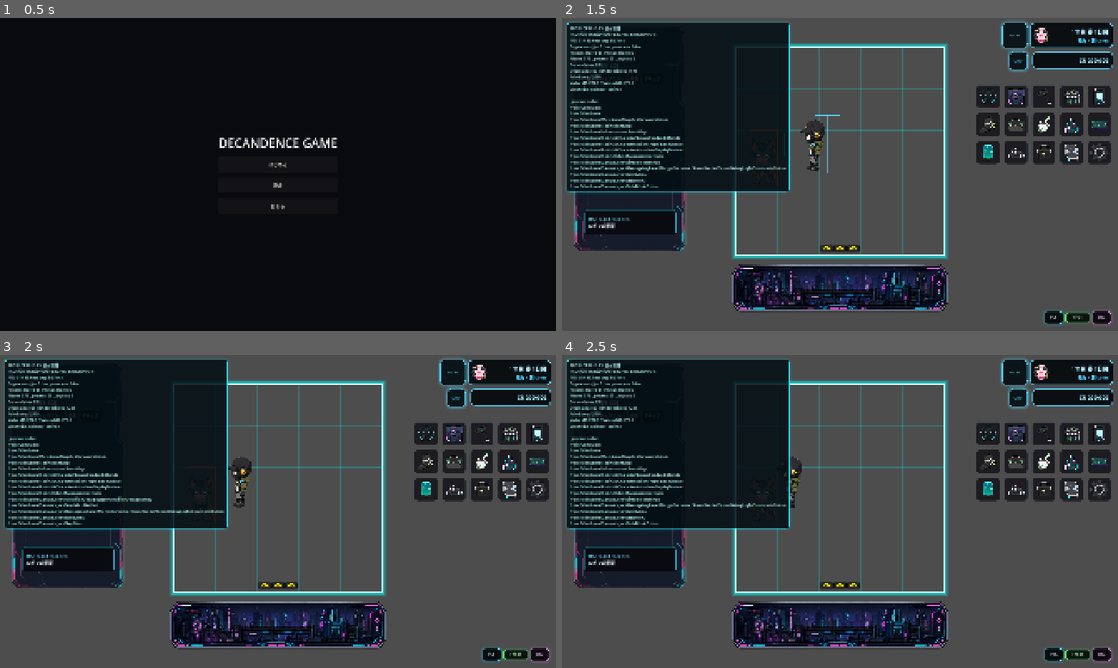
Above: before the commit, frames 1-4 (two rows, left to right).
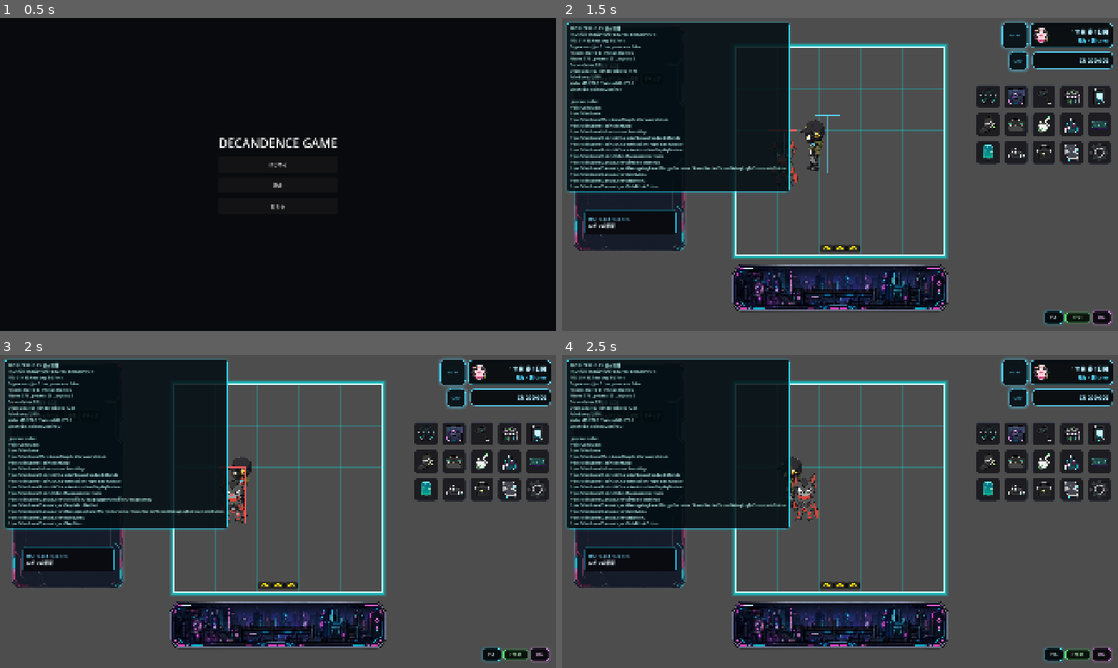
Above: after the commit, the same moments.

Repository: grimoire1089-coder/optimistic
Game: Godot game, scene res://Scenes/Boot/TitleScene.tscn
The game is run twice, just before and just after one commit, with the same random seed, the same clock (stepped at 60 frames per second) and the same inputs. Sound files missing from this copy of the repository are replaced by a short silence.
Inputs:
- Up to frame 1 (0.5 s): no input
- Up to frame 2 (1.5 s): click "はじめる" at 0.5 s; click "POS" at 1.25 s
- Up to frame 3 (2 s): no input
- Up to frame 4 (2.5 s): click "POS-" at 2 s

Frame 1 is identical in both runs. In frame 2, 0.1% of the frame differs, in the area x 6-43%, y 10-54%; in frame 3, 0.4%, in the area x 6-45%, y 10-54%; in frame 4, 0.3%.
Error before the commit: Parse Error: Cannot infer the type of "candidate" variable because the value doesn't have a set type. (res://Scripts/Characters/Modules/AICharacterRandomWander…

Commit message:
Restore far targets while keeping grid step safety

Diff:
--- a/Scripts/Characters/Modules/AICharacterRandomWanderModule.gd
+++ b/Scripts/Characters/Modules/AICharacterRandomWanderModule.gd
@@ -6,7 +6,7 @@
 @export var ai_actor_group_name: StringName = &"ai_character_actor"
 @export var use_shared_move_slot: bool = true
 @export var avoid_ai_character_grids: bool = true
-@export var limit_path_to_one_grid_step: bool = true
+@export var keep_step_target_to_one_grid: bool = true
 
 
 func setup(body: Node2D) -> void:
@@ -38,17 +38,71 @@
 	return MoveSlot.request_move(_body)
 
 
-func _pick_random_walkable_top_left_excluding(excluded_cell: Vector2i) -> Vector2i:
-	if not limit_path_to_one_grid_step:
-		return super._pick_random_walkable_top_left_excluding(excluded_cell)
-	var candidates: Array[Vector2i] = []
-	for direction in [Vector2i.DOWN, Vector2i.RIGHT, Vector2i.UP, Vector2i.LEFT]:
-		var candidate := excluded_cell + direction
-		if _is_actor_grid_area_walkable(candidate):
-			candidates.append(candidate)
-	if candidates.is_empty():
-		return INVALID_GRID_POSITION
-	return candidates[_rng.randi_range(0, candidates.size() - 1)]
+func _update_grid_step_movement(delta: float) -> void:
+	if not keep_step_target_to_one_grid:
+		super._update_grid_step_movement(delta)
+		return
+
+	while true:
+		if _grid_step_active:
+			_grid_step_elapsed += maxf(delta, 0.0)
+			var ratio := 1.0
+			if _grid_step_duration > 0.0:
+				ratio = clampf(_grid_step_elapsed / _grid_step_duration, 0.0, 1.0)
+			_body.global_position = _grid_step_start_position.lerp(_grid_step_target_position, ratio)
+			if ratio < 1.0:
+				return
+			_body.global_position = _grid_step_target_position
+			_grid_step_active = false
+			if not _path_cells.is_empty():
+				var completed_waypoint_position := _get_actor_grid_area_center(_path_cells[0])
+				if _body.global_position.distance_squared_to(completed_waypoint_position) <= 0.001:
+					_path_cells.remove_at(0)
+			if _path_cells.is_empty():
+				_start_idle()
+			return
+
+		if _path_cells.is_empty():
+			_start_idle()
+			return
+
+		var waypoint_cell := _path_cells[0]
+		if not _is_actor_grid_area_inside(waypoint_cell):
+			_pick_next_action()
+			return
+
+		var waypoint_position := _get_actor_grid_area_center(waypoint_cell)
+		var to_waypoint := waypoint_position - _body.global_position
+		if to_waypoint.length_squared() <= 0.001:
+			_body.global_position = waypoint_position
+			_path_cells.remove_at(0)
+			continue
+
+		var step_target := _get_one_grid_step_target(_body.global_position, waypoint_position)
+		var to_step_target := step_target - _body.global_position
+		_direction = AICharacterGridMovementHelper.get_axis_aligned_direction(to_step_target)
+		_grid_step_start_position = _body.global_position
+		_grid_step_target_position = step_target
+		_grid_step_elapsed = 0.0
+		_grid_step_duration = maxf(to_step_target.length() / maxf(walk_speed, 1.0), 0.01)
+		_grid_step_active = true
+		continue
+
+
+func _get_one_grid_step_target(current_position: Vector2, waypoint_position: Vector2) -> Vector2:
+	var room_map := _get_room_map()
+	if room_map == null:
+		return AICharacterGridMovementHelper.get_axis_aligned_step_target(current_position, waypoint_position)
+	var cell_size := room_map.get_cell_size()
+	var to_waypoint := waypoint_position - current_position
+	var direction := AICharacterGridMovementHelper.get_axis_aligned_direction(to_waypoint)
+	if not is_zero_approx(direction.x):
+		var step_x := minf(absf(to_waypoint.x), cell_size.x) * signf(to_waypoint.x)
+		return Vector2(current_position.x + step_x, current_position.y)
+	if not is_zero_approx(direction.y):
+		var step_y := minf(absf(to_waypoint.y), cell_size.y) * signf(to_waypoint.y)
+		return Vector2(current_position.x, current_position.y + step_y)
+	return waypoint_position
 
 
 func _get_all_walkable_top_left_cells() -> Array[Vector2i]:
